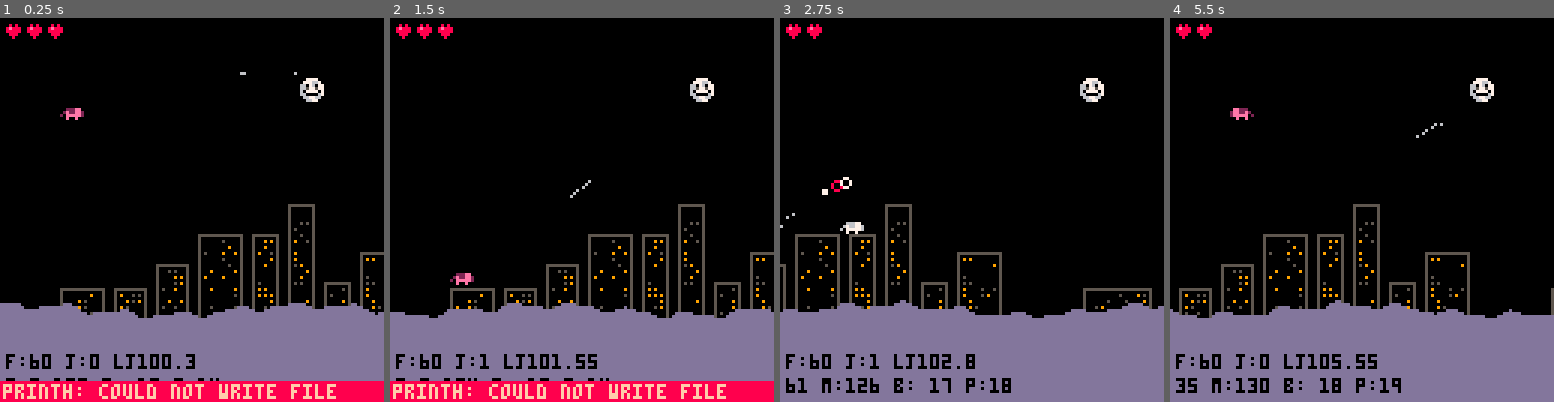
Above: before the commit, frames 1-4 (left to right).
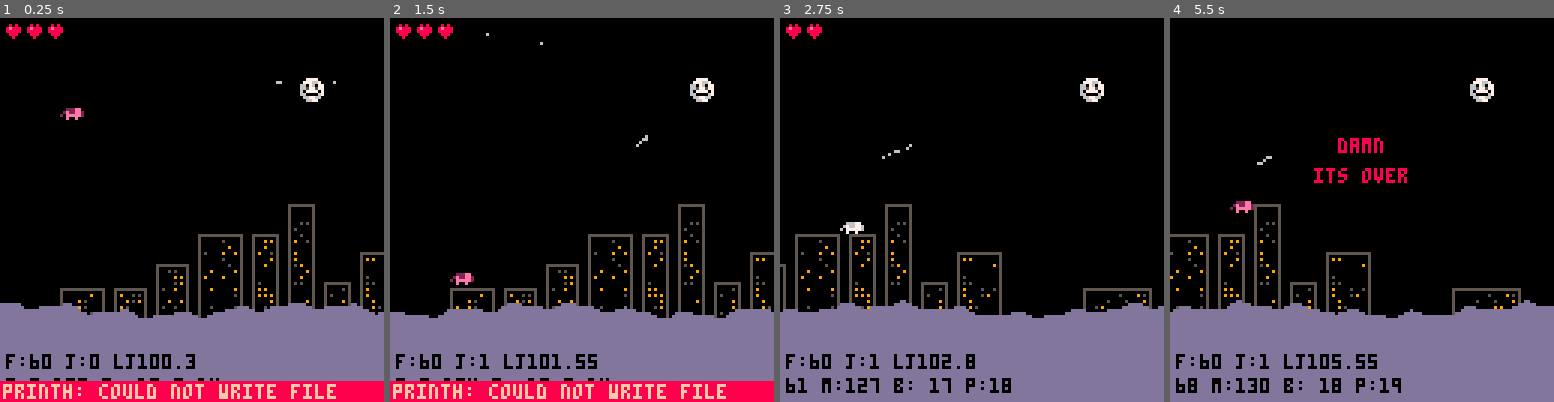
Above: after the commit, the same moments.

Repository: mbrc12/oinkjam
Game: PICO-8 cartridge oink.p8
Same seed, same stepped clock (60 frames per second), same inputs: the game is played once before the commit and once after it.
Inputs:
- Up to frame 1 (0.25 s): no input
- Up to frame 2 (1.5 s): tap X (X key) at 0.33, 1.07 s; tap O (Z key) at 0.7 s
- Up to frame 3 (2.75 s): hold Right 1.6-2.1 s; tap O (Z key) at 1.7, 2.1, 2.5 s; tap X (X key) at 1.85 s; hold Up 2.15-2.42 s; hold Right from 2.47 s (still down)
- Up to frame 4 (5.5 s): tap O (Z key) every 0.4 s from 2.9 to 5.3 s; tap X (X key) at 2.97, 4.08, 5.2 s; release Right at 3.03 s; hold Left 3.08-3.58 s; hold Down 3.63-3.97 s; hold Right 4.02-4.68 s; hold Up 4.73-5.03 s; hold Left from 5.08 s (still down)

The runs differ from the first frame. In frame 1, less than 0.1% of the frame differs, in the area x 62-88%, y 14-18%; in frame 2, less than 0.1%; in frame 3, 0.2%; in frame 4, 7.5%, in the area x 0-100%, y 1-97%.

Commit message:
hearts 2

Diff:
--- a/enemies.lua
+++ b/enemies.lua
@@ -20,7 +20,7 @@
         h = 1,
         damage = 1,
         color = 6,
-        show_time = 0.1,
+        show_time = 0.05,
         elapsed = 0,
         step = function(b, dt)
             local x2, y2 = b.x + b.vx * dt, b.y + b.vy * dt
@@ -32,7 +32,7 @@
         h = 2,
         damage = 5,
         color = 4,
-        show_time = 0.1,
+        show_time = 0.05,
         elapsed = 0,
         step = function(b, dt)
             local gravity = 100
@@ -56,7 +56,7 @@
         local moon_pos = vec2:new(moon_x + camera_offset(1) + 4, moon_y + 4)
         local px, py = player_center()
         local dir = vec2:new(px - moon_pos.x, py - moon_pos.y):unit()
-        local speed = 100
+        local speed = 50
         local bullet = {
             x = moon_pos.x,
             y = moon_pos.y,
Not shown, changed: log.txt
